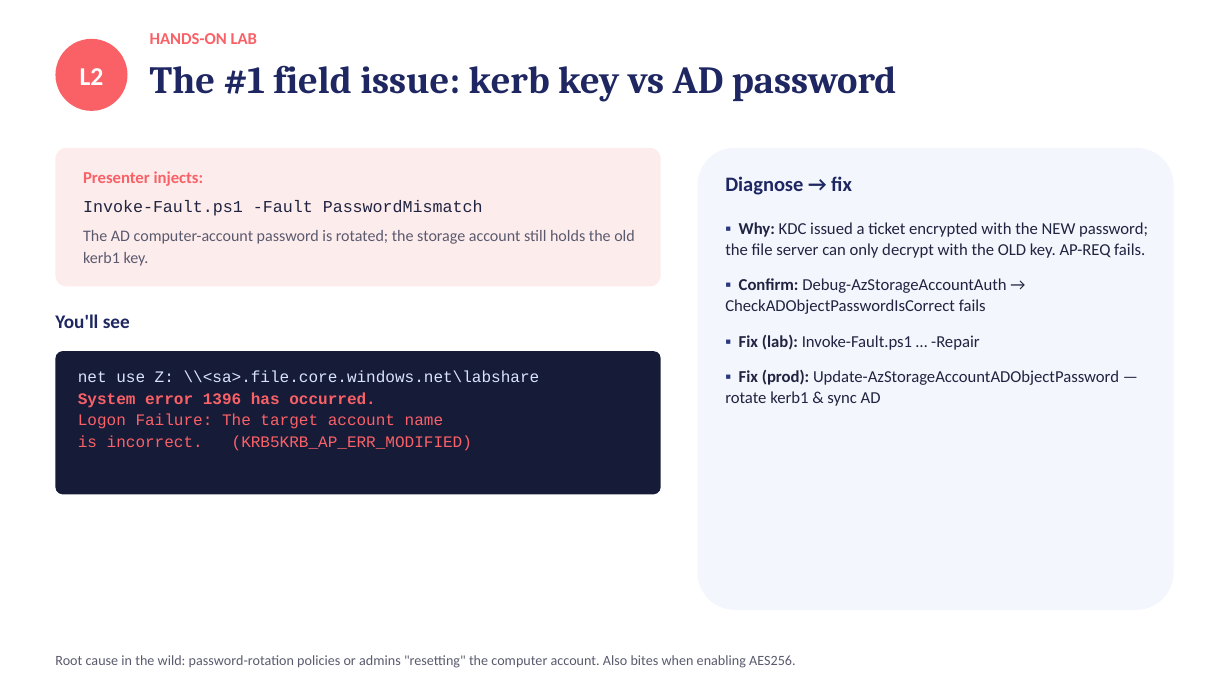
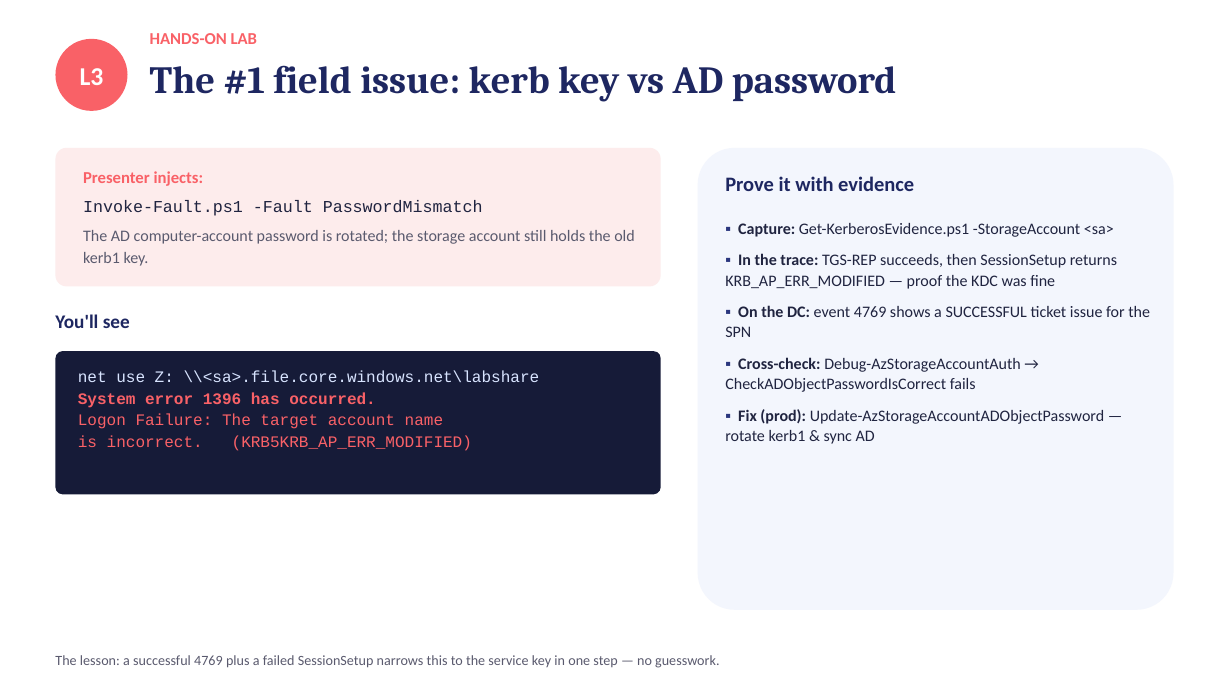
Before and after one commit to kmin1223/azfiles-lab, a slide deck: slide 20 of session1-adds-deck.pptx (slide 17 before the commit). Drawn at 1232x693 pixels with LibreOffice and Linux fonts; fonts in the diff are those of the drawing. Boxes give left, top, right and bottom in pixels: in the first picture for what was removed or moved away, otherwise in the second. Text is boxed around its words. In the diff, an @@ line names an element or a change of style, - is before the commit and + after.

```diff
--- a/session1-adds-deck.pptx
+++ b/session1-adds-deck.pptx
@@ text in ellipse at [80,68,104,85]: text changed @@
-L2
+L3
@@ text at [725,176,914,191]: text changed @@
-Diagnose → fix
+Prove it with evidence
@@ text at [725,223,1150,392]: text changed; size 13 to 12.5 pt @@
-▪ Why: KDC issued a ticket encrypted with the NEW password; the file server can only decrypt with the OLD key. AP-REQ fails.
-▪ Confirm: Debug-AzStorageAccountAuth → CheckADObjectPasswordIsCorrect fails
-▪ Fix (lab): Invoke-Fault.ps1 … -Repair
+▪ Capture: Get-KerberosEvidence.ps1 -StorageAccount <sa>
+▪ In the trace: TGS-REP succeeds, then SessionSetup returns KRB_AP_ERR_MODIFIED — proof the KDC was fine
+▪ On the DC: event 4769 shows a SUCCESSFUL ticket issue for the SPN
+▪ Cross-check: Debug-AzStorageAccountAuth → CheckADObjectPasswordIsCorrect fails
@@ text at [725,409,1104,444]: size 13 to 12.5 pt in "▪ Fix (prod): Update-AzStorageAccountADObjectPassword — rota ..."; less space between paragraphs @@
@@ text at [55,655,719,668]: text changed @@
-Root cause in the wild: password-rotation policies or admins "resetting" the computer account. Also bites when enabling AES256.
+The lesson: a successful 4769 plus a failed SessionSetup narrows this to the service key in one step — no guesswork.
```
Also in this commit, not shown: 8 other slides changed, 6 slides added, 3 slides removed, 16 other files.
